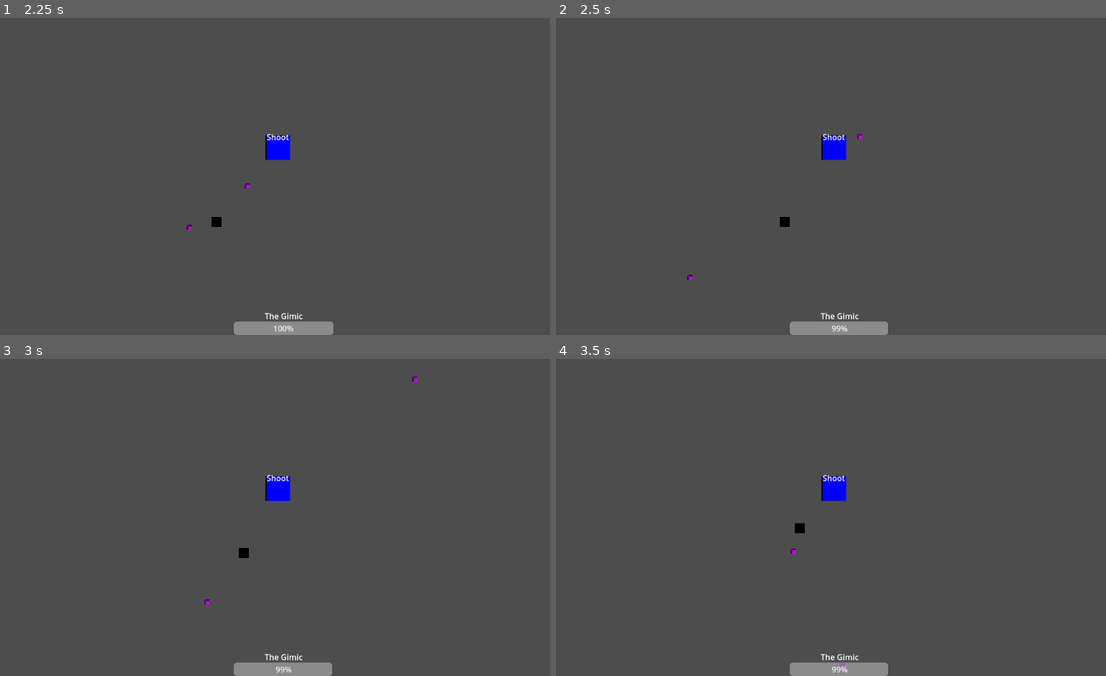
Above: before the commit, frames 1-4 (two rows, left to right).
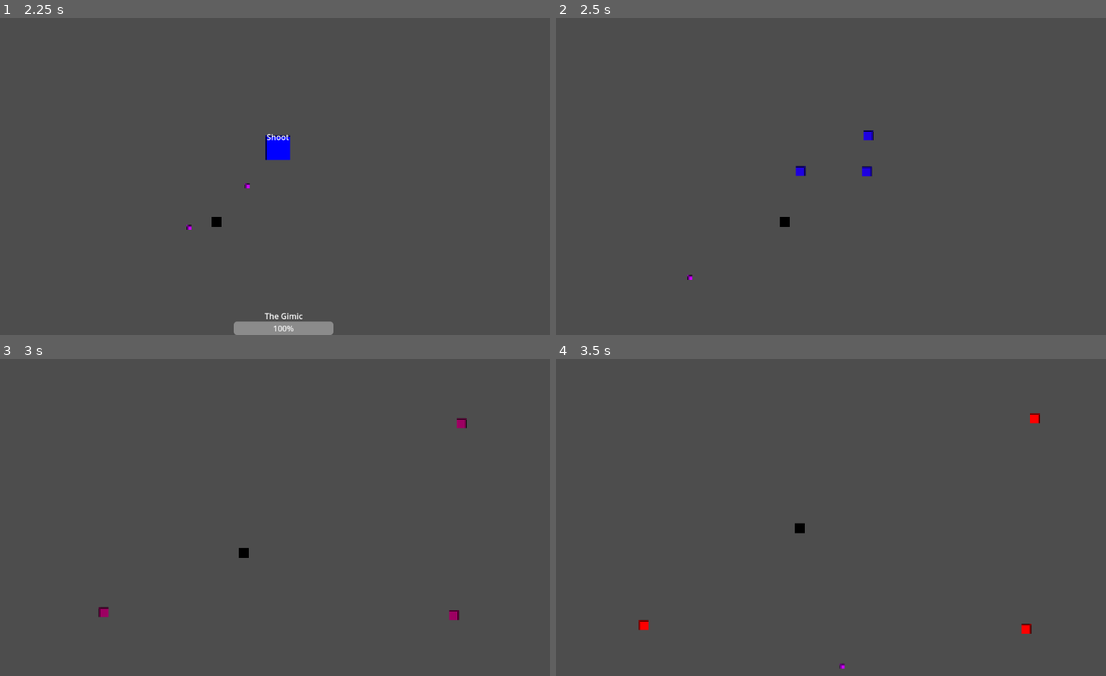
Above: after the commit, the same moments.

Repository: Asurant/giftboss
Game: Godot game, scene res://boss_room.tscn
Two runs of this game, one before a commit and one after it. Both use one fixed random seed, a clock stepped at 60 frames per second and the inputs below.
Inputs (mouse positions are in pixels of both pictures, inside the frame that each line leads up to):
- Up to frame 1 (2.25 s): tap Enter at 0.5 s; move the mouse to (407, 157) at 0.52 s; press the mouse at (407, 157) at 0.53 s; hold Right (ui_right) 0.53-1.28 s; move the mouse to (170, 189) at 1.27 s; release the mouse at (170, 189) at 1.28 s; hold Down (ui_down) 1.28-2.03 s; click (170, 189) at 1.35 s; move the mouse to (341, 103) at 2.02 s; press the mouse at (341, 103) at 2.03 s; hold Right (ui_right) from 2.03 s (still down); tap Alt at 2.1 s
- Up to frame 2 (2.5 s): keep holding Right (ui_right)
- Up to frame 3 (3 s): move the mouse to (253, 580) at 2.77 s; release Right (ui_right) at 2.78 s; release the mouse at (253, 580) at 2.78 s; hold Up (ui_up) from 2.78 s (still down); tap Shift at 2.85 s
- Up to frame 4 (3.5 s): keep holding Up (ui_up); click (809, 580) at 3.05 s

Frame 1 is identical in both runs. In frame 2, 1.4% of the frame differs, in the area x 42-61%, y 35-100%; in frame 3, 1.4%, in the area x 17-85%, y 5-100%; in frame 4, 1.4%.

Commit message:
I completed the tutorial I was following now allowing the boss to have a phase 2 in which is summons in a hoard. I am now adding other hoard unit types such as a unit that dashes towards the player. Currently the units move towards the player but they don't dash yet.

Diff:
--- a/boss.gd
+++ b/boss.gd
@@ -2,7 +2,7 @@
 
 @onready var progress_bar = $UI/ProgressBar
 
-var health = 100:
+var health = 50:
 	set(value):
 		health = value
 		progress_bar.value = value
@@ -11,4 +11,6 @@
 			$AnimationPlayer.play("Present_Opened")
 
 func take_damage():
-	health -= 1
+	health -= 50
+	if health <= 0:
+		queue_free()
--- a/boss.tscn
+++ b/boss.tscn
@@ -6,6 +6,7 @@
 [ext_resource type="Script" uid="uid://bmogjgdfylc2x" path="res://shoot.gd" id="3_lnbgr"]
 [ext_resource type="PackedScene" uid="uid://celvun8pp7lou" path="res://bullet.tscn" id="5_we8h1"]
 [ext_resource type="Script" uid="uid://djrpgakd6dgco" path="res://hoard.gd" id="6_we8h1"]
+[ext_resource type="PackedScene" uid="uid://j3cl1an4486e" path="res://minions_slash.tscn" id="7_kvofc"]
 
 [sub_resource type="PlaceholderTexture2D" id="PlaceholderTexture2D_mihky"]
 size = Vector2(50, 50)
@@ -120,8 +121,9 @@
 grow_vertical = 0
 size_flags_horizontal = 4
 size_flags_vertical = 8
+max_value = 50.0
 step = 1.0
-value = 100.0
+value = 50.0
 
 [node name="Label" type="Label" parent="UI/ProgressBar"]
 layout_mode = 1
@@ -153,7 +155,7 @@
 grow_horizontal = 2
 grow_vertical = 2
 theme_override_font_sizes/font_size = 48
-text = "Present Opened"
+text = "Present Broken"
 
 [node name="AnimationPlayer" type="AnimationPlayer" parent="."]
 root_node = NodePath("../UI/Label")
@@ -196,6 +198,7 @@
 
 [node name="Hoard" type="Node2D" parent="FiniteStateMachine"]
 script = ExtResource("6_we8h1")
+minion_shoot = ExtResource("7_kvofc")
 
 [connection signal="body_entered" from="PlayerDetection" to="FiniteStateMachine/Idle" method="_on_player_detection_body_entered"]
 [connection signal="timeout" from="FiniteStateMachine/Shoot/Timer" to="FiniteStateMachine/Shoot" method="_on_timer_timeout"]
--- a/boss_room.tscn
+++ b/boss_room.tscn
@@ -16,11 +16,11 @@
 [node name="Marker2D" type="Marker2D" parent="SpawnPoints"]
 position = Vector2(155, 115)
 
-[node name="Marker2D" type="Marker2D" parent="SpawnPoints/Marker2D"]
-position = Vector2(829, 5)
+[node name="Marker2D2" type="Marker2D" parent="SpawnPoints"]
+position = Vector2(984, 120)
 
-[node name="Marker2D" type="Marker2D" parent="SpawnPoints/Marker2D/Marker2D"]
-position = Vector2(-17, 439)
+[node name="Marker2D3" type="Marker2D" parent="SpawnPoints"]
+position = Vector2(967, 559)
 
-[node name="Marker2D" type="Marker2D" parent="SpawnPoints/Marker2D/Marker2D/Marker2D"]
-position = Vector2(-800, -6)
+[node name="Marker2D4" type="Marker2D" parent="SpawnPoints"]
+position = Vector2(167, 553)
--- a/bullet.gd
+++ b/bullet.gd
@@ -13,3 +13,4 @@
 
 func _on_body_entered(body):
 	body.take_damage()
+	queue_free()
--- a/hoard.gd
+++ b/hoard.gd
@@ -1 +1,23 @@
 extends State
+
+@onready var spawn_points = owner.get_parent().find_child("SpawnPoints").get_children()
+@export var minion_shoot: PackedScene
+
+func enter():
+	super.enter()
+	second_phase()
+
+func spawn_minions_shoot(index):
+	var minion_shoot_instance = minion_shoot.instantiate()
+	minion_shoot_instance.position = global_position
+
+	get_tree().current_scene.add_child(minion_shoot_instance)
+
+	minion_shoot_instance.scatter(spawn_points[index].position)
+
+func second_phase():
+	animation_player.play("phase_2")
+	spawn_points.shuffle()
+
+	for i in range(3):
+		spawn_minions_shoot(i+1)
--- /dev/null
+++ b/idle_slash.gd
@@ -0,0 +1 @@
+extends State
--- a/minions.tscn
+++ /dev/null
@@ -1,14 +0,0 @@
-[gd_scene load_steps=2 format=3 uid="uid://tq8rjlfbvnbi"]
-
-[sub_resource type="RectangleShape2D" id="RectangleShape2D_ksppk"]
-
-[node name="minions" type="CharacterBody2D"]
-
-[node name="Sprite2D" type="Sprite2D" parent="."]
-
-[node name="CollisionShape2D" type="CollisionShape2D" parent="."]
-shape = SubResource("RectangleShape2D_ksppk")
-
-[node name="AnimationPlayer" type="AnimationPlayer" parent="."]
-
-[node name="Timer" type="Timer" parent="."]
--- /dev/null
+++ b/minions_shoot.gd
@@ -0,0 +1,31 @@
+extends CharacterBody2D
+
+@export var bullet_node: PackedScene
+@onready var player = get_parent().find_child("player")
+
+func shoot():
+	var bullet = bullet_node.instantiate()
+
+	bullet.position = global_position
+	bullet.direction = (player.global_position - global_position).normalized()
+
+	get_tree().current_scene.call_deferred("add_child", bullet)
+
+
+func _on_timer_timeout():
+	shoot()
+
+func take_damage():
+	health -= 1
+	if health <= 0:
+		queue_free()
+
+func scatter(pos):
+	var tween_position = get_tree().create_tween()
+	tween_position.tween_property(self, "global_position", pos, 0.7)
+	await tween_position.finished
+	$Timer.start()
+
+var health = 25:
+	set(value):
+		health = value
--- /dev/null
+++ b/minions_shoot.tscn
@@ -0,0 +1,94 @@
+[gd_scene load_steps=8 format=3 uid="uid://tq8rjlfbvnbi"]
+
+[ext_resource type="Script" uid="uid://dk7xlw4b61gbr" path="res://minions_shoot.gd" id="1_4wpww"]
+[ext_resource type="PackedScene" uid="uid://celvun8pp7lou" path="res://bullet.tscn" id="2_mcati"]
+
+[sub_resource type="PlaceholderTexture2D" id="PlaceholderTexture2D_w0c1u"]
+size = Vector2(20, 20)
+
+[sub_resource type="RectangleShape2D" id="RectangleShape2D_ksppk"]
+
+[sub_resource type="Animation" id="Animation_i2a15"]
+length = 0.001
+tracks/0/type = "value"
+tracks/0/imported = false
+tracks/0/enabled = true
+tracks/0/path = NodePath("Sprite2D:self_modulate")
+tracks/0/interp = 1
+tracks/0/loop_wrap = true
+tracks/0/keys = {
+"times": PackedFloat32Array(0),
+"transitions": PackedFloat32Array(1),
+"update": 0,
+"values": [Color(0, 0, 1, 1)]
+}
+tracks/1/type = "value"
+tracks/1/imported = false
+tracks/1/enabled = true
+tracks/1/path = NodePath("CollisionShape2D:disabled")
+tracks/1/interp = 1
+tracks/1/loop_wrap = true
+tracks/1/keys = {
+"times": PackedFloat32Array(0),
+"transitions": PackedFloat32Array(1),
+"update": 1,
+"values": [true]
+}
+
+[sub_resource type="Animation" id="Animation_hg4op"]
+resource_name = "play"
+tracks/0/type = "value"
+tracks/0/imported = false
+tracks/0/enabled = true
+tracks/0/path = NodePath("Sprite2D:self_modulate")
+tracks/0/interp = 1
+tracks/0/loop_wrap = true
+tracks/0/keys = {
+"times": PackedFloat32Array(0, 1),
+"transitions": PackedFloat32Array(1, 1),
+"update": 0,
+"values": [Color(0, 0, 1, 1), Color(1, 0, 0, 1)]
+}
+tracks/1/type = "value"
+tracks/1/imported = false
+tracks/1/enabled = true
+tracks/1/path = NodePath("CollisionShape2D:disabled")
+tracks/1/interp = 1
+tracks/1/loop_wrap = true
+tracks/1/keys = {
+"times": PackedFloat32Array(0, 1),
+"transitions": PackedFloat32Array(1, 1),
+"update": 1,
+"values": [true, false]
+}
+
+[sub_resource type="AnimationLibrary" id="AnimationLibrary_lmf6j"]
+_data = {
+&"RESET": SubResource("Animation_i2a15"),
+&"play": SubResource("Animation_hg4op")
+}
+
+[node name="minions_shoot" type="CharacterBody2D"]
+collision_layer = 2
+collision_mask = 0
+script = ExtResource("1_4wpww")
+bullet_node = ExtResource("2_mcati")
+
+[node name="Sprite2D" type="Sprite2D" parent="."]
+self_modulate = Color(0, 0, 1, 1)
+texture = SubResource("PlaceholderTexture2D_w0c1u")
+
+[node name="CollisionShape2D" type="CollisionShape2D" parent="."]
+shape = SubResource("RectangleShape2D_ksppk")
+disabled = true
+
+[node name="AnimationPlayer" type="AnimationPlayer" parent="."]
+libraries = {
+&"": SubResource("AnimationLibrary_lmf6j")
+}
+autoplay = "play"
+
+[node name="Timer" type="Timer" parent="."]
+wait_time = 0.7
+
+[connection signal="timeout" from="Timer" to="." method="_on_timer_timeout"]
--- /dev/null
+++ b/minions_slash.gd
@@ -0,0 +1,23 @@
+extends CharacterBody2D
+
+@onready var player = get_parent().find_child("player")
+@onready var sprite = $Sprite2D
+
+var direction : Vector2
+
+func _process(_delta):
+	direction = player.position - position
+	if direction.x < 0:
+		sprite.flip_h = true
+	else:
+		sprite.flip_h = false
+
+func _physics_process(delta):
+	velocity = direction.normalized() * 40
+	move_and_collide(velocity * delta)
+
+func scatter(pos):
+	var tween_position = get_tree().create_tween()
+	tween_position.tween_property(self, "global_position", pos, 0.7)
+	await tween_position.finished
+	$Timer.start()
--- /dev/null
+++ b/minions_slash.tscn
@@ -0,0 +1,88 @@
+[gd_scene load_steps=7 format=3 uid="uid://j3cl1an4486e"]
+
+[ext_resource type="Script" uid="uid://0krkfknlt5bi" path="res://minions_slash.gd" id="1_yrn2s"]
+
+[sub_resource type="PlaceholderTexture2D" id="PlaceholderTexture2D_sypay"]
+size = Vector2(20, 20)
+
+[sub_resource type="RectangleShape2D" id="RectangleShape2D_yrn2s"]
+
+[sub_resource type="Animation" id="Animation_i2a15"]
+length = 0.001
+tracks/0/type = "value"
+tracks/0/imported = false
+tracks/0/enabled = true
+tracks/0/path = NodePath("Sprite2D:self_modulate")
+tracks/0/interp = 1
+tracks/0/loop_wrap = true
+tracks/0/keys = {
+"times": PackedFloat32Array(0),
+"transitions": PackedFloat32Array(1),
+"update": 0,
+"values": [Color(0, 0, 1, 1)]
+}
+tracks/1/type = "value"
+tracks/1/imported = false
+tracks/1/enabled = true
+tracks/1/path = NodePath("CollisionShape2D:disabled")
+tracks/1/interp = 1
+tracks/1/loop_wrap = true
+tracks/1/keys = {
+"times": PackedFloat32Array(0),
+"transitions": PackedFloat32Array(1),
+"update": 1,
+"values": [true]
+}
+
+[sub_resource type="Animation" id="Animation_hg4op"]
+resource_name = "play"
+tracks/0/type = "value"
+tracks/0/imported = false
+tracks/0/enabled = true
+tracks/0/path = NodePath("Sprite2D:self_modulate")
+tracks/0/interp = 1
+tracks/0/loop_wrap = true
+tracks/0/keys = {
+"times": PackedFloat32Array(0, 1),
+"transitions": PackedFloat32Array(1, 1),
+"update": 0,
+"values": [Color(0, 0, 1, 1), Color(1, 0, 0, 1)]
+}
+tracks/1/type = "value"
+tracks/1/imported = false
+tracks/1/enabled = true
+tracks/1/path = NodePath("CollisionShape2D:disabled")
+tracks/1/interp = 1
+tracks/1/loop_wrap = true
+tracks/1/keys = {
+"times": PackedFloat32Array(0, 1),
+"transitions": PackedFloat32Array(1, 1),
+"update": 1,
+"values": [true, false]
+}
+
+[sub_resource type="AnimationLibrary" id="AnimationLibrary_lmf6j"]
+_data = {
+&"RESET": SubResource("Animation_i2a15"),
+&"play": SubResource("Animation_hg4op")
+}
+
+[node name="minions_slash" type="CharacterBody2D"]
+script = ExtResource("1_yrn2s")
+
+[node name="Sprite2D" type="Sprite2D" parent="."]
+self_modulate = Color(0, 0, 1, 1)
+texture = SubResource("PlaceholderTexture2D_sypay")
+
+[node name="CollisionShape2D" type="CollisionShape2D" parent="."]
+shape = SubResource("RectangleShape2D_yrn2s")
+disabled = true
+
+[node name="AnimationPlayer" type="AnimationPlayer" parent="."]
+libraries = {
+&"": SubResource("AnimationLibrary_lmf6j")
+}
+autoplay = "play"
+
+[node name="Timer" type="Timer" parent="."]
+wait_time = 0.7
--- a/project.godot
+++ b/project.godot
@@ -21,6 +21,38 @@
 
 [input]
 
+ui_left={
+"deadzone": 0.5,
+"events": [Object(InputEventKey,"resource_local_to_scene":false,"resource_name":"","device":0,"window_id":0,"alt_pressed":false,"shift_pressed":false,"ctrl_pressed":false,"meta_pressed":false,"pressed":false,"keycode":4194319,"physical_keycode":0,"key_label":0,"unicode":0,"location":0,"echo":false,"script":null)
+, Object(InputEventJoypadButton,"resource_local_to_scene":false,"resource_name":"","device":0,"button_index":13,"pressure":0.0,"pressed":false,"script":null)
+, Object(InputEventJoypadMotion,"resource_local_to_scene":false,"resource_name":"","device":0,"axis":0,"axis_value":-1.0,"script":null)
+, Object(InputEventKey,"resource_local_to_scene":false,"resource_name":"","device":0,"window_id":0,"alt_pressed":false,"shift_pressed":false,"ctrl_pressed":false,"meta_pressed":false,"pressed":false,"keycode":0,"physical_keycode":65,"key_label":0,"unicode":0,"location":0,"echo":false,"script":null)
+]
+}
+ui_right={
+"deadzone": 0.5,
+"events": [Object(InputEventKey,"resource_local_to_scene":false,"resource_name":"","device":0,"window_id":0,"alt_pressed":false,"shift_pressed":false,"ctrl_pressed":false,"meta_pressed":false,"pressed":false,"keycode":4194321,"physical_keycode":0,"key_label":0,"unicode":0,"location":0,"echo":false,"script":null)
+, Object(InputEventJoypadButton,"resource_local_to_scene":false,"resource_name":"","device":0,"button_index":14,"pressure":0.0,"pressed":false,"script":null)
+, Object(InputEventJoypadMotion,"resource_local_to_scene":false,"resource_name":"","device":0,"axis":0,"axis_value":1.0,"script":null)
+, null, Object(InputEventKey,"resource_local_to_scene":false,"resource_name":"","device":0,"window_id":0,"alt_pressed":false,"shift_pressed":false,"ctrl_pressed":false,"meta_pressed":false,"pressed":false,"keycode":0,"physical_keycode":68,"key_label":0,"unicode":0,"location":0,"echo":false,"script":null)
+]
+}
+ui_up={
+"deadzone": 0.5,
+"events": [Object(InputEventKey,"resource_local_to_scene":false,"resource_name":"","device":0,"window_id":0,"alt_pressed":false,"shift_pressed":false,"ctrl_pressed":false,"meta_pressed":false,"pressed":false,"keycode":4194320,"physical_keycode":0,"key_label":0,"unicode":0,"location":0,"echo":false,"script":null)
+, Object(InputEventJoypadButton,"resource_local_to_scene":false,"resource_name":"","device":0,"button_index":11,"pressure":0.0,"pressed":false,"script":null)
+, Object(InputEventJoypadMotion,"resource_local_to_scene":false,"resource_name":"","device":0,"axis":1,"axis_value":-1.0,"script":null)
+, Object(InputEventKey,"resource_local_to_scene":false,"resource_name":"","device":-1,"window_id":0,"alt_pressed":false,"shift_pressed":false,"ctrl_pressed":false,"meta_pressed":false,"pressed":false,"keycode":0,"physical_keycode":87,"key_label":0,"unicode":119,"location":0,"echo":false,"script":null)
+]
+}
+ui_down={
+"deadzone": 0.5,
+"events": [Object(InputEventKey,"resource_local_to_scene":false,"resource_name":"","device":0,"window_id":0,"alt_pressed":false,"shift_pressed":false,"ctrl_pressed":false,"meta_pressed":false,"pressed":false,"keycode":4194322,"physical_keycode":0,"key_label":0,"unicode":0,"location":0,"echo":false,"script":null)
+, Object(InputEventJoypadButton,"resource_local_to_scene":false,"resource_name":"","device":0,"button_index":12,"pressure":0.0,"pressed":false,"script":null)
+, Object(InputEventJoypadMotion,"resource_local_to_scene":false,"resource_name":"","device":0,"axis":1,"axis_value":1.0,"script":null)
+, Object(InputEventKey,"resource_local_to_scene":false,"resource_name":"","device":-1,"window_id":0,"alt_pressed":false,"shift_pressed":false,"ctrl_pressed":false,"meta_pressed":false,"pressed":false,"keycode":0,"physical_keycode":83,"key_label":0,"unicode":115,"location":0,"echo":false,"script":null)
+]
+}
 shoot={
 "deadzone": 0.2,
 "events": [Object(InputEventMouseButton,"resource_local_to_scene":false,"resource_name":"","device":-1,"window_id":0,"a …(257 unchanged characters)…
--- a/shoot.gd
+++ b/shoot.gd
@@ -24,5 +24,5 @@
 	shoot()
 
 func transition():
-	if progress_bar.value <= 40:
+	if progress_bar.value <= 0:
 		get_parent().change_state("Hoard")
Not shown: 1 places in boss.tscn that only renumber resources
Not shown, added: idle_slash.gd.uid
Not shown, added: minions_shoot.gd.uid
Not shown, added: minions_slash.gd.uid
